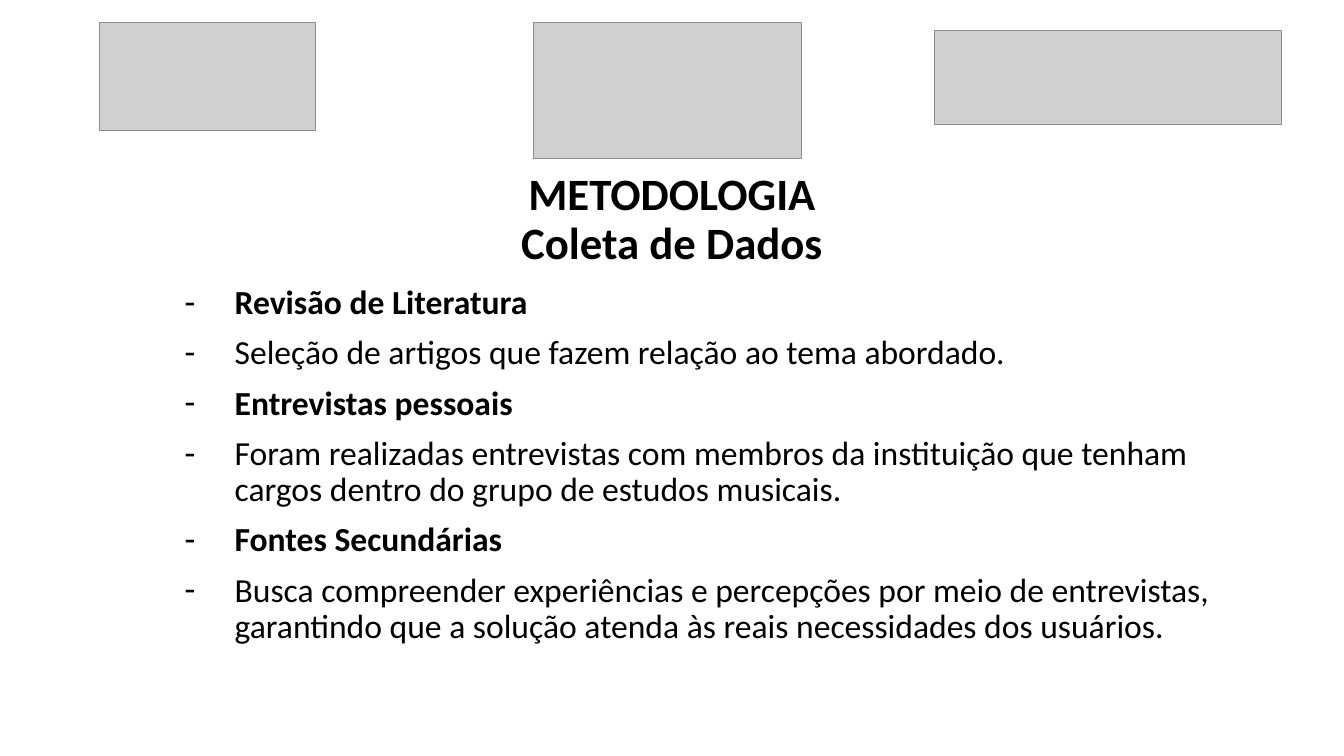
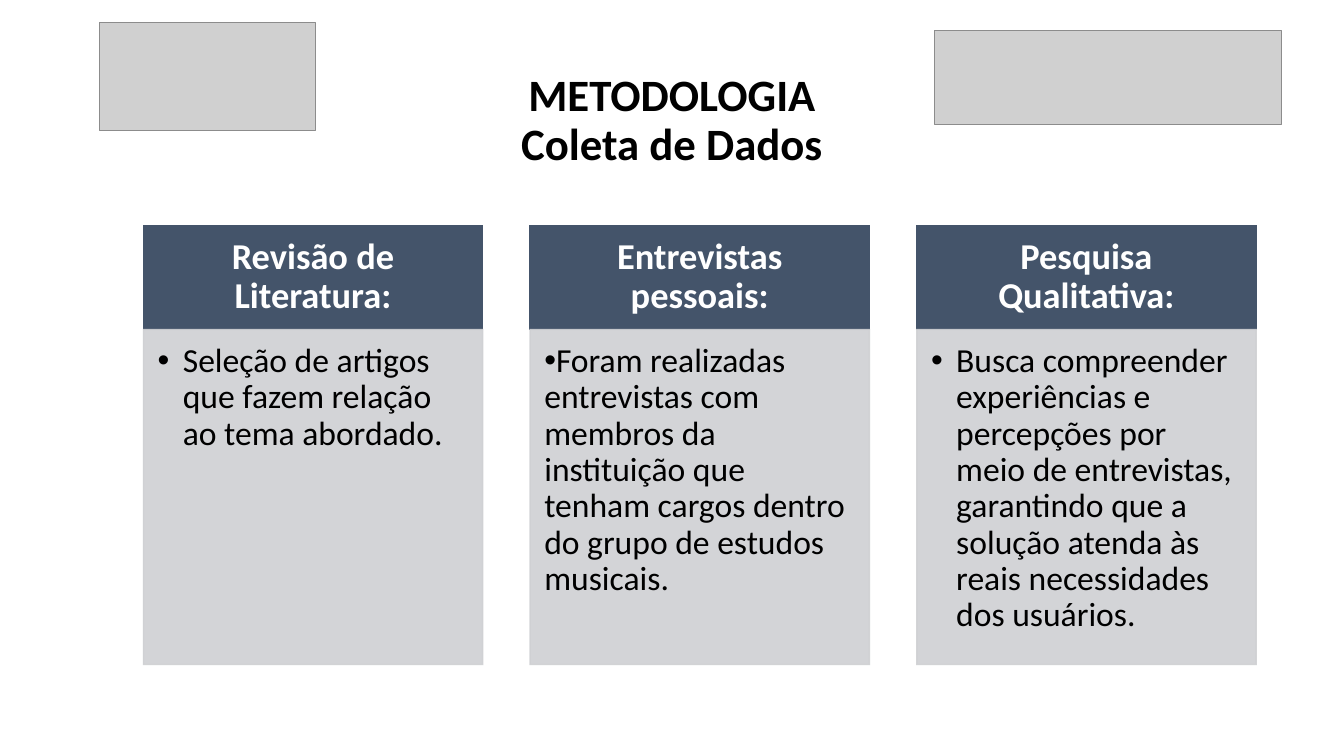
Before and after one commit to luanmenezesx/TCC-CCB, a slide deck: slide 7 of Modelo slides apresentação TCC.pptx. Drawn at 1344x756 pixels with LibreOffice and Linux fonts; fonts in the diff are those of the drawing; grey boxes stand for pictures. Boxes give left, top, right and bottom in pixels: in the first picture for what was removed or moved away, otherwise in the second. Text is boxed around its words. In the diff, an @@ line names an element or a change of style, - is before the commit and + after.

```diff
--- a/Modelo slides apresentação TCC.pptx
+++ b/Modelo slides apresentação TCC.pptx
@@ picture removed at (x1=533, y1=23, x2=802, y2=159) @@
@@ title "METODOLOGIA Coleta de Dados" moved from (x1=521, y1=180, x2=822, y2=260) to (x1=521, y1=81, x2=822, y2=161) @@
@@ subtitle removed at (x1=235, y1=290, x2=1209, y2=644) @@
-– Revisão de Literatura
-– Seleção de artigos que fazem relação ao tema abordado.
-– Entrevistas pessoais
-– Foram realizadas entrevistas com membros da instituição que tenham cargos dentro do grupo de estudos musicais.
-– Fontes Secundárias
-– Busca compreender experiências e percepções por meio de entrevistas, garantindo que a solução atenda às reais necessidades dos usuários.
@@ group added at (x1=143, y1=226, x2=1257, y2=664): 6 rectangles, 6 texts @@
+Revisão de Literatura:
+  • Seleção de artigos que fazem relação ao tema abordado.
+Entrevistas pessoais:
+  • Foram realizadas entrevistas com membros da instituição que tenham cargos dentro do grupo de estudos musicais.
+Pesquisa Qualitativa:
+  • Busca compreender experiências e percepções por meio de entrevistas, garantindo que a solução atenda às reais necessidades dos usuários.
```
Also in this commit, not shown: 9 other slides changed, 7 slides added, 3 slides removed, 13 other files.
